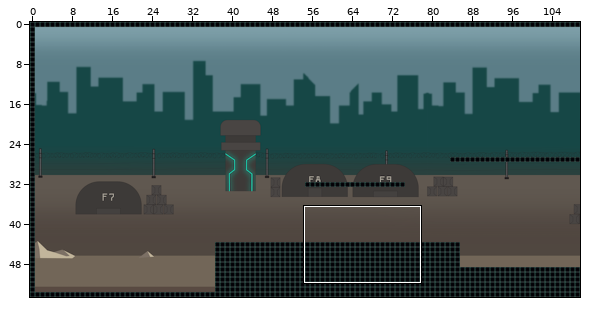
Two states of a Tiled map, assets/data/lvl1.tmx. Above, an overview of the earlier version with the close-up marked.
Close-up. As it was:
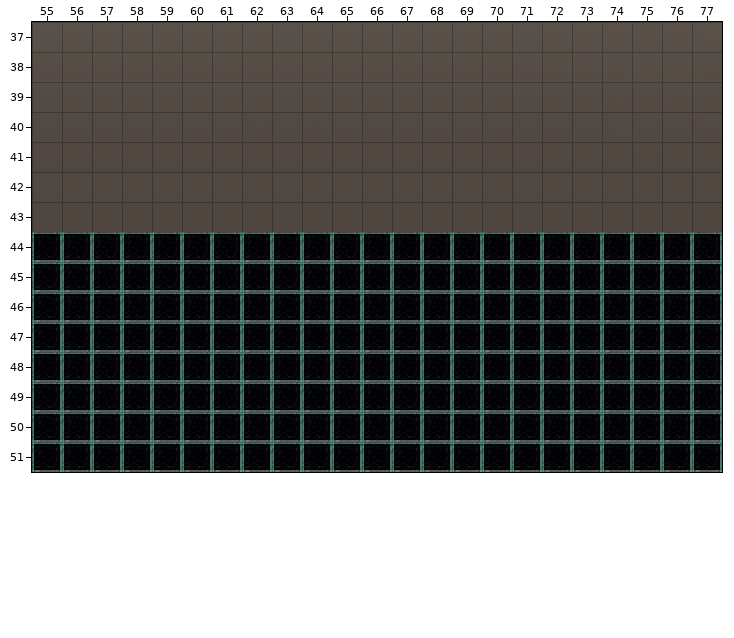
Cells are 15x15 px. Shown: x 55..77, y 37..51. The commit also changed other parts of the map, which this record leaves out.
After:
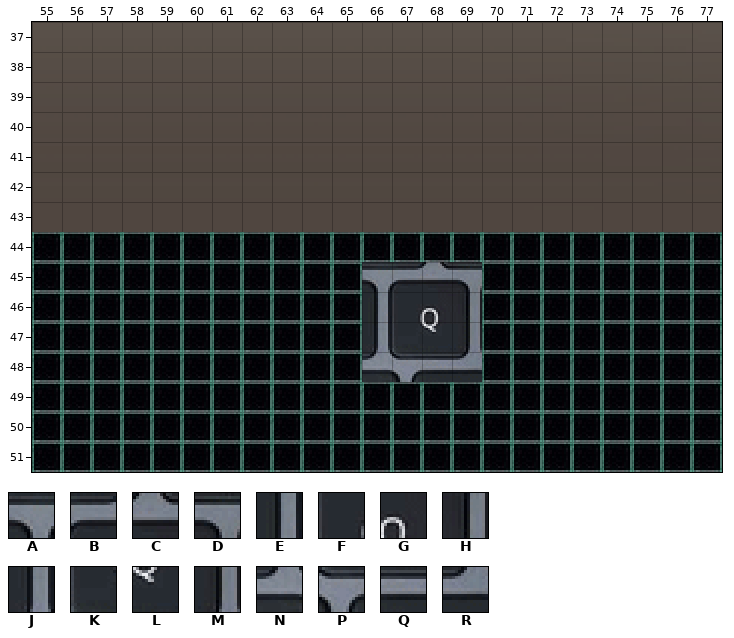
Key: from "keys": A 280, B 281, C 282, D 283, E 326, F 327, G 328, H 329, J 372, K 373, L 374, M 375, N 418, P 419, Q 420, R 421.
_ is an empty cell, . an unchanged one.
Tiles of an added or newly shown layer are drawn over the layers below it.
From old to new:
--- layer "keys" (added)
@@ x 66..69 @@
-45 ____
-46 ____
-47 ____
-48 ____
+45 ABCD
+46 EFGH
+47 JKLM
+48 NPQR
